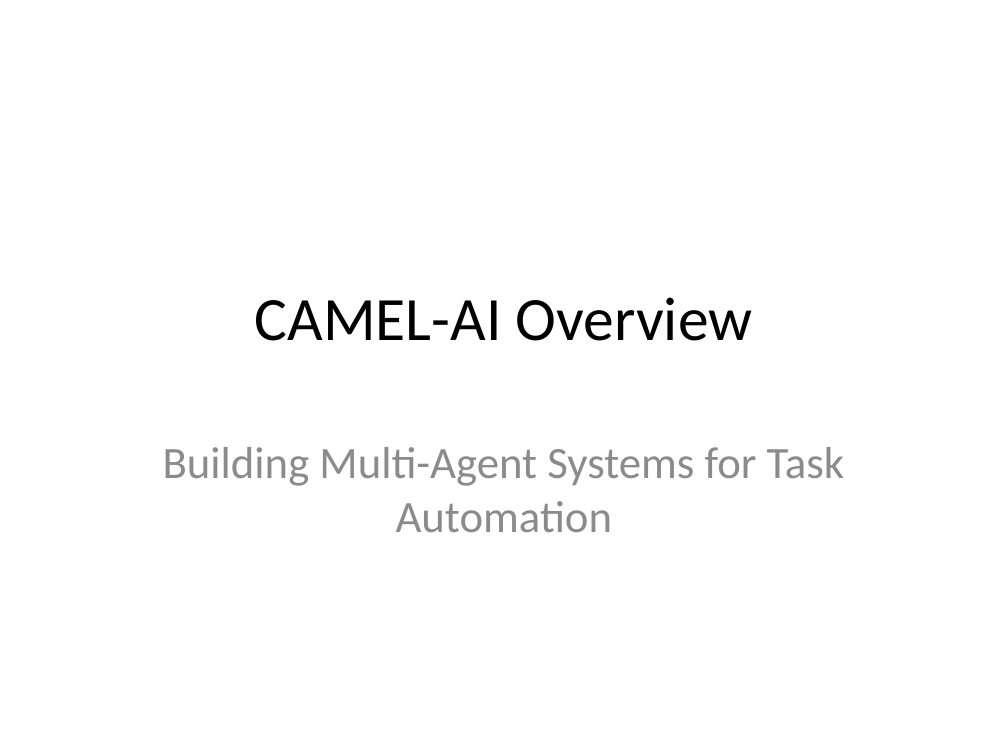
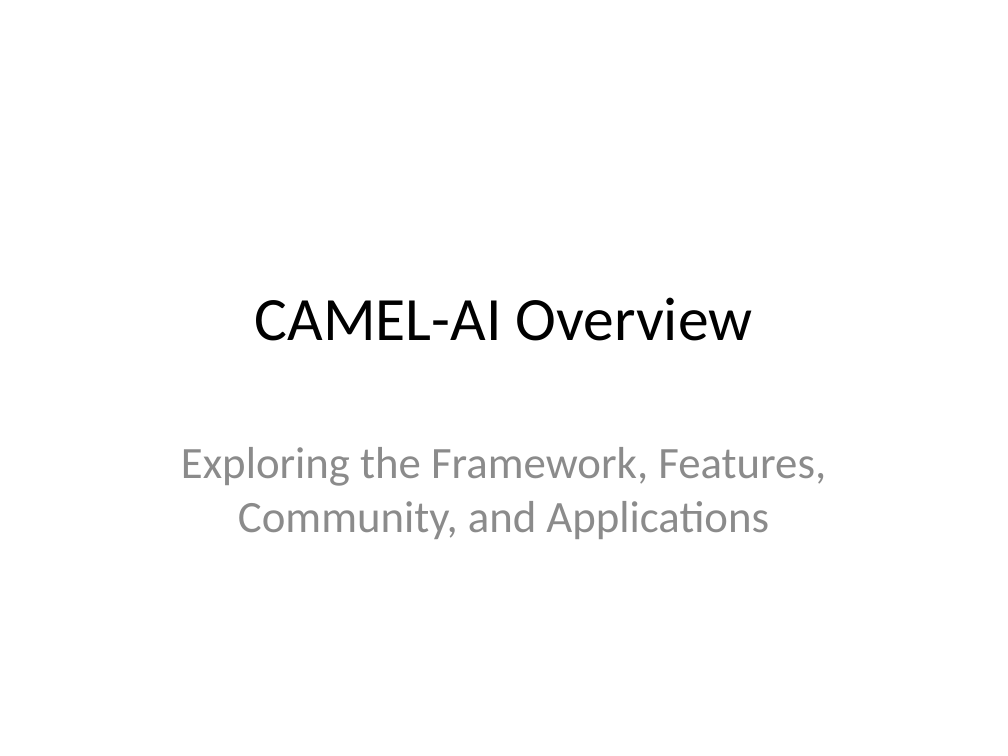
Before and after one commit to echo-yiyiyi/camel, a slide deck: slide 1 of pptx_outputs/CAMEL-AI_Presentation.pptx. Drawn at 1008x756 pixels with LibreOffice and Linux fonts; fonts in the diff are those of the drawing. Boxes give left, top, right and bottom in pixels: in the first picture for what was removed or moved away, otherwise in the second. Text is boxed around its words. In the diff, an @@ line names an element or a change of style, - is before the commit and + after.

```diff
--- a/pptx_outputs/CAMEL-AI_Presentation.pptx
+++ b/pptx_outputs/CAMEL-AI_Presentation.pptx
@@ subtitle at (181,447,826,539): text changed @@
-Building Multi-Agent Systems for Task Automation
+Exploring the Framework, Features, Community, and Applications
```
Also in this commit, not shown: 1 other slide changed, 3 slides added, 3 slides removed, 53 other files.
